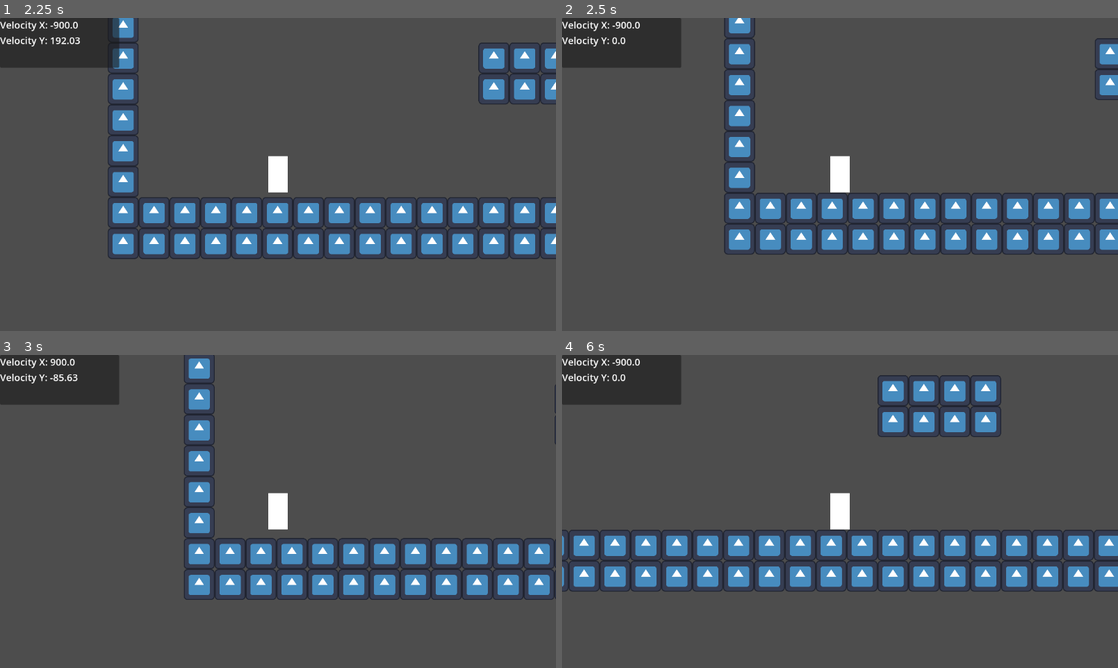
Above: before the commit, frames 1-4 (two rows, left to right).
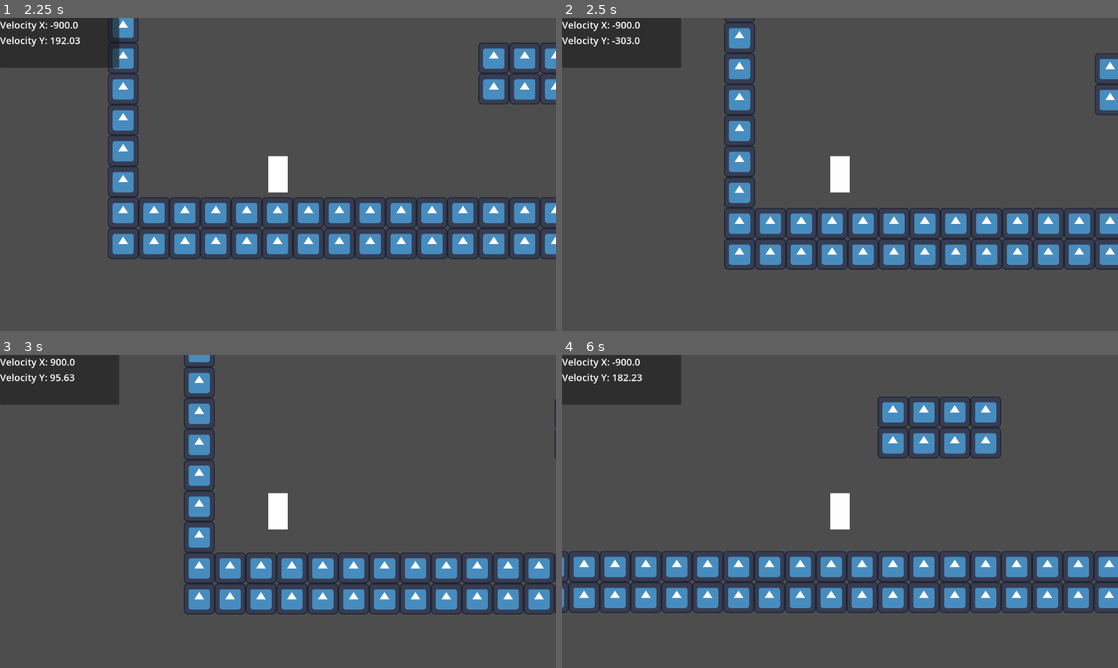
Above: after the commit, the same moments.

Repository: LitheFulminare/movimentos-explosoes-e-particulas
Game: Godot game, scene res://Game scenes/Prototyping.tscn
Two runs of this game, one before a commit and one after it. Both use one fixed random seed, a clock stepped at 60 frames per second and the inputs below. The engine's default icon, where the game draws it, is replaced by a stand-in: a white triangle on a blue panel in a dark square.
Inputs:
- Up to frame 1 (2.25 s): hold Space (Jump) 0.53-1.28 s; hold D (Right) 0.53-2.03 s; tap Shift (Dash) at 1.35 s; tap Space (Jump) at 1.52, 1.55, 1.82 s; hold A (Left) from 2.03 s (still down); hold Space (Jump) from 2.03 s (still down); tap F (Grappling Hook) at 2.1 s
- Up to frame 2 (2.5 s): keep holding A (Left); keep holding Space (Jump)
- Up to frame 3 (3 s): release A (Left) at 2.78 s; release Space (Jump) at 2.78 s; hold D (Right) from 2.78 s (still down); tap Space (Jump) at 2.85 s
- Up to frame 4 (6 s): tap Space (Jump) at 3.02, 3.32, 4.52, 4.55, 4.82 s; hold Space (Jump) 3.53-4.28 s; tap Shift (Dash) at 3.6, 5.85 s; release D (Right) at 4.28 s; hold A (Left) 4.28-5.03 s; tap F (Grappling Hook) at 4.35 s; hold D (Right) 5.03-5.78 s; hold Space (Jump) 5.03-5.78 s; hold A (Left) from 5.78 s (still down)

Frame 1 is identical in both runs. In frame 2, 12% of the frame differs, in the area x 9-100%, y 0-81%; in frame 3, 11%; in frame 4, 20%, in the area x 0-100%, y 6-83%.

Commit message:
setup flying mechanic

Diff:
--- a/Godot Project/Components/Entity/movement_controller.gd
+++ b/Godot Project/Components/Entity/movement_controller.gd
@@ -22,7 +22,7 @@
 @export_range(0, 1) var jump_release_deceleration = 0.5
 
 @export_subgroup("Fly")
-@export var flying_duration: float = 7
+@export var flying_duration: float = 3
 @export var flying_vertical_speed: float = 2000
 @export var flying_acceleraction: float = 300
 @export var flying_acceleration_multiplier: float = 2
@@ -59,7 +59,7 @@
 		#maximum_walk_speed = dash_speed
 		#dash_duration_timer.start()
 
-	var direction: float = get_direction_from_input()
+	var direction: float = get_direction()
 
 	set_velocity(direction)
 
@@ -70,13 +70,11 @@
 		character_body.velocity += character_body.get_gravity() * delta
 
 func input_check() -> void:
-	if Input.is_action_just_pressed("Jump"):
+	if Input.is_action_pressed("Jump"):
 		if character_body.is_on_floor():
 			character_body.velocity.y = -jump_velocity
-			double_jump_active = true
-		elif PlayerVars.double_jump_unlocked && double_jump_active:
-			character_body.velocity.y = -jump_velocity
-			double_jump_active = false
+		else:
+			fly()
 
 	if Input.is_action_just_released("Jump"):
 		character_body.velocity.y *= jump_release_deceleration
@@ -99,6 +97,9 @@
 		left_dash_window_active = true
 		print("player pressed left")
 
+func fly() -> void:
+	print("player is flying")
+
 func dash() -> void:
 	is_dashing = true
 
@@ -106,7 +107,7 @@
 	current_acceleration = acceleration * 10 # replace with a variable
 	dash_duration_timer.start()
 
-func get_direction_from_input() -> float:
+func get_direction() -> float:
 	var direction: float
 	if is_dashing:
 		if is_looking_right:
@@ -120,8 +121,8 @@
 
 func set_velocity(direction: float) -> void:
 	if direction:
+
 		# lower than top speed
-
 		# BUG HERE -> if at top speed, changing directions too fast will make the player snap to top speed
 		# instead of decelerating and accelerating again.
 		# to fix this I should check for both positive AND negative top speeds.
